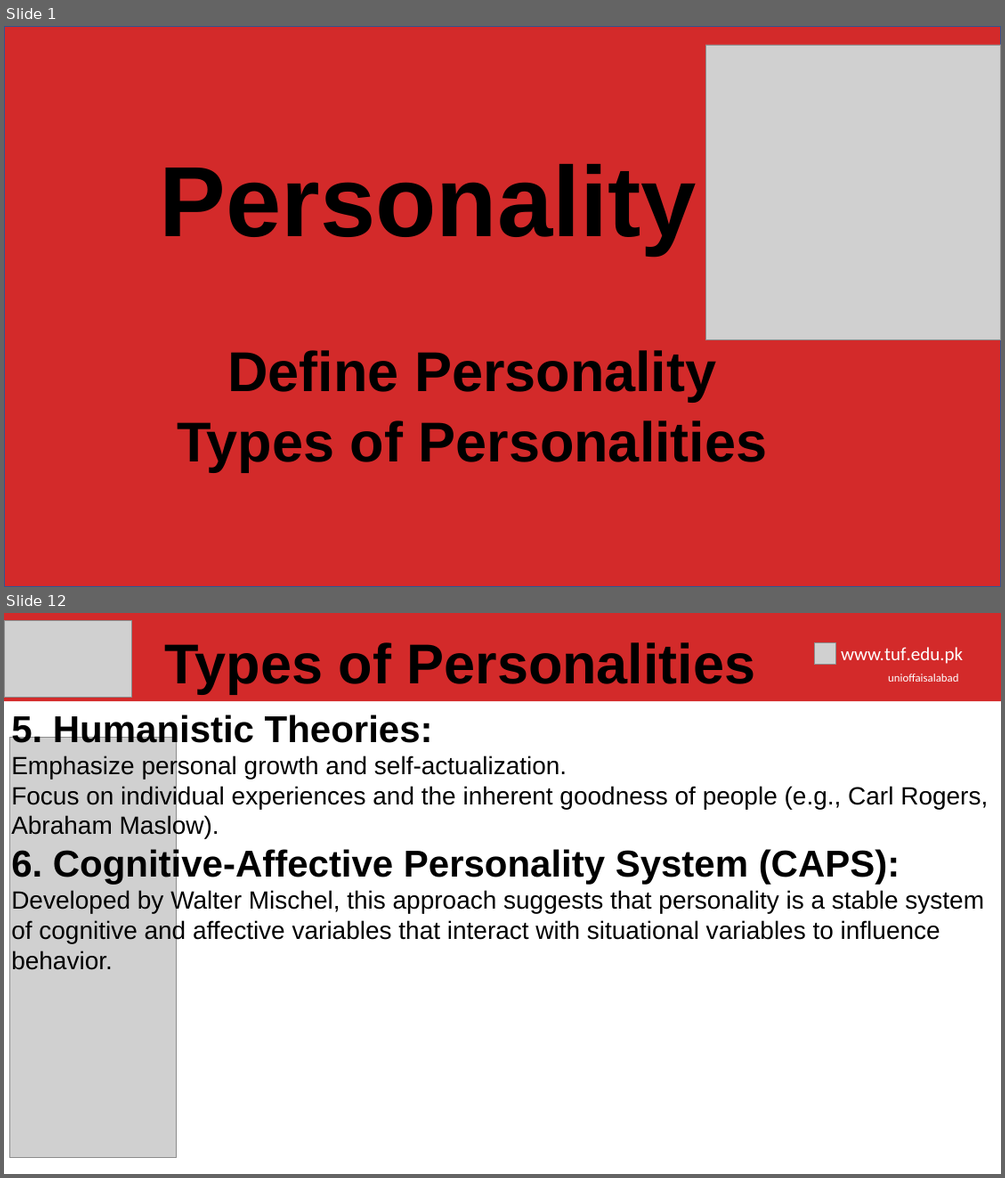
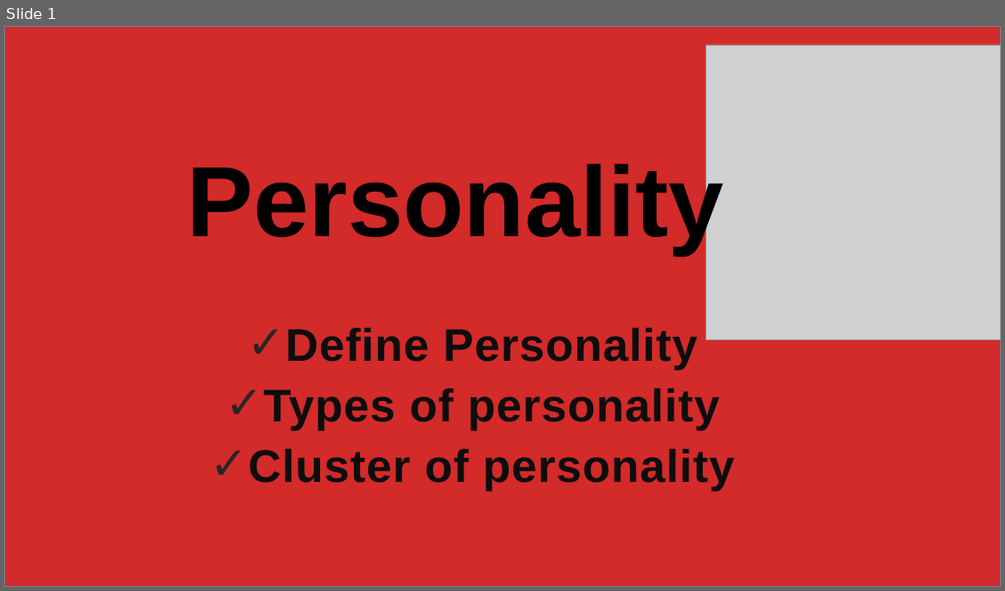
Before and after one commit to hamnasz/Semester-IV, a slide deck: Psychology/Mids/Slides/Lecture # 6.pptx. Shown one above the other, each under a label of ours: slides 1 and 12 before the commit, slide 1 after it; the slides between them are not shown. The pictures are 1005x1178 and 1005x591 pixels, drawn with LibreOffice and Linux fonts; fonts in the diff are those of the drawing; grey boxes stand for pictures; background and template pictures are left out. Boxes give left, top, right and bottom in pixels: in the first picture for what was removed or moved away, otherwise in the second. Text is boxed around its words. In the diff, an @@ line names an element or a change of style, - is before the commit and + after.

```diff
--- a/Psychology/Mids/Slides/Lecture # 6.pptx
+++ b/Psychology/Mids/Slides/Lecture # 6.pptx
@@ slide 12 removed at (4, 613, 1001, 1174), background #FFFFFF @@
@@ picture removed at (4, 620, 131, 698) @@
@@ text removed at (165, 642, 756, 693) @@
-Types of Personalities
@@ group removed at (4, 613, 1001, 701): 2 texts, 1 rectangle, 1 picture @@
-unioffaisalabad
-www.tuf.edu.pk
@@ text removed at (11, 712, 987, 970) @@
-5. Humanistic Theories:
-Emphasize personal growth and self-actualization.
-Focus on individual experiences and the inherent goodness of people (e.g., Carl Rogers, Abraham Maslow).
-6. Cognitive-Affective Personality System (CAPS):
-Developed by Walter Mischel, this approach suggests that personality is a stable system of cognitive and affective variables that interact with situational variables to influence behavior.
@@ picture removed at (10, 737, 177, 1159) @@
@@ slide 1 changed as well @@
@@ rectangle at (4, 26, 1001, 587): outline #325491 1 pt to #6D879B 1 pt @@
@@ rectangle added at (111, 130, 894, 483), fill #FFFFFF @@
@@ text "Personality" rewrapped from (160, 164, 696, 254) to (187, 157, 724, 254) @@
@@ subtitle "Define Personality": place and size @@
-subtitle "Define Personality" at (177, 350, 768, 472)
+subtitle "Define Personality" at (248, 328, 735, 491)
@@ subtitle at (285, 328, 697, 370): size 54 to 44 pt, text colour #000000 to #0D0D0D, letter spacing 0 to 0.8 pt in "Define Personality"; bullet none to ✓; line spacing 0.9 to 1.1; less space between paragraphs @@
@@ subtitle at (248, 388, 735, 491): text changed; size 54 to 44 pt; text colour #000000 to #0D0D0D @@
-Types of Personalities
+✓ Types of personality
+✓ Cluster of personality
```
Also in this commit, not shown: 2 other slides changed, 9 slides added, 8 other slides removed, 4 other files.
